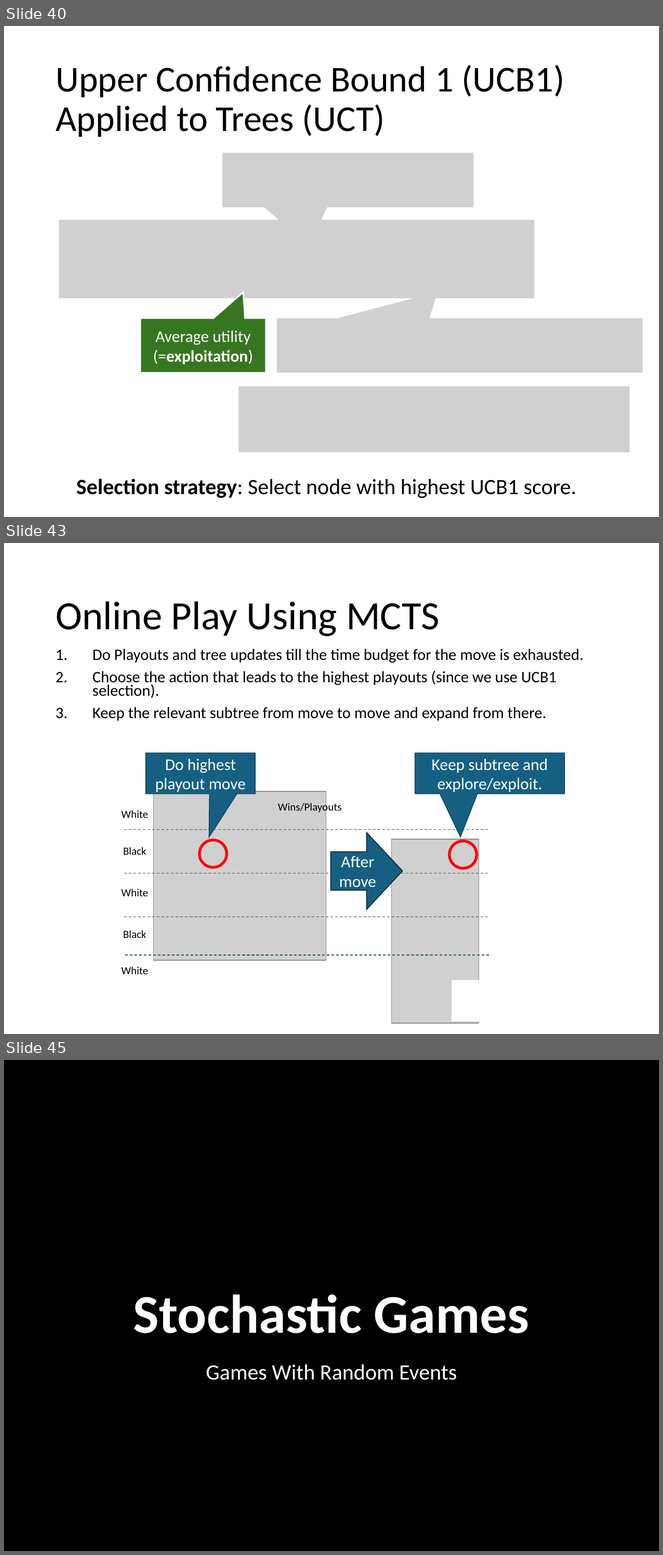
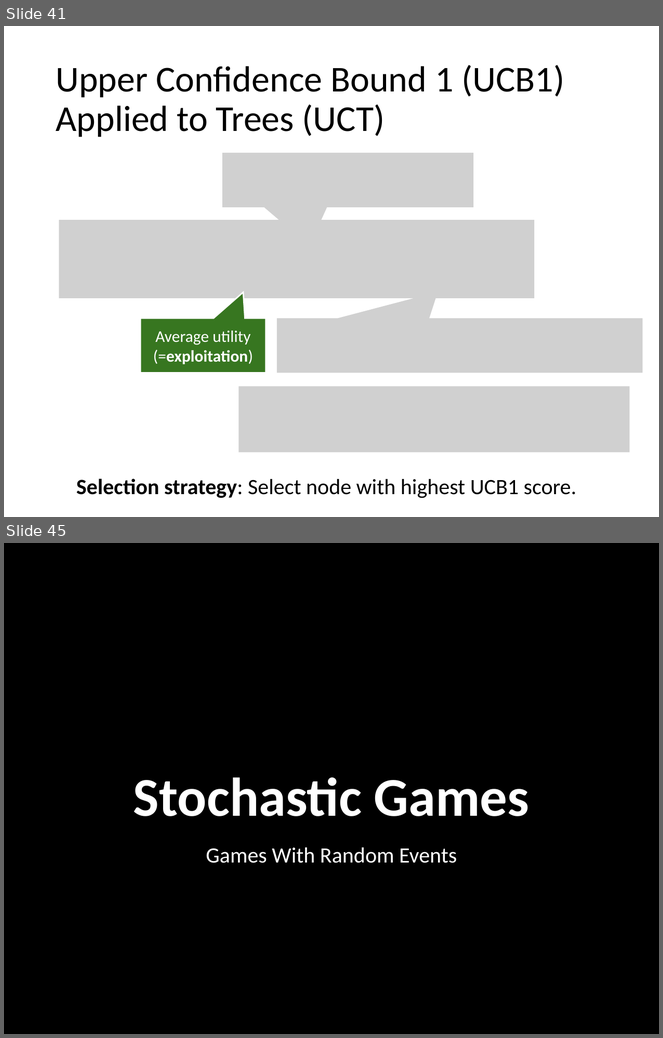
Before and after one commit to mhahsler/CS7320-AI, a slide deck: slides/05_games.pptx. Shown one above the other, each under a label of ours: slides 40, 43 and 45 before the commit, slides 41 and 45 after it; the slides between them are not shown. The pictures are 663x1555 and 663x1038 pixels, drawn with LibreOffice and Linux fonts; fonts in the diff are those of the drawing; grey boxes stand for pictures; background and template pictures are left out. Boxes give left, top, right and bottom in pixels: in the first picture for what was removed or moved away, otherwise in the second. Text is boxed around its words. In the diff, an @@ line names an element or a change of style, - is before the commit and + after.

Commit message:
fixed MCTS.

```diff
--- a/slides/05_games.pptx
+++ b/slides/05_games.pptx
@@ slide 43 removed at <box>4,543,659,1034</box>, background #FFFFFF @@
@@ title removed at <box>55,601,440,637</box> @@
-Online Play Using MCTS
@@ text removed at <box>92,649,583,721</box> @@
-1. Do Playouts and tree updates till the time budget for the move is exhausted.
-2. Choose the action that leads to the highest playouts (since we use UCB1 selection).
-3. Keep the relevant subtree from move to move and expand from there.
@@ group removed at <box>122,753,565,1023</box>: 6 texts, 4 lines, 2 pictures, 2 ellipses, 2 speech boxes, 1 rectangle, 1 right arrow @@
-Wins/Playouts
-White
-White
-White
-Black
-Black
-Do highest playout move
-Keep subtree and explore/exploit.
-After move
@@ what was slide 40 is now slide 41 @@
```
Also in this commit, not shown: 4 slides changed, 1 slide added, 1 other file.
